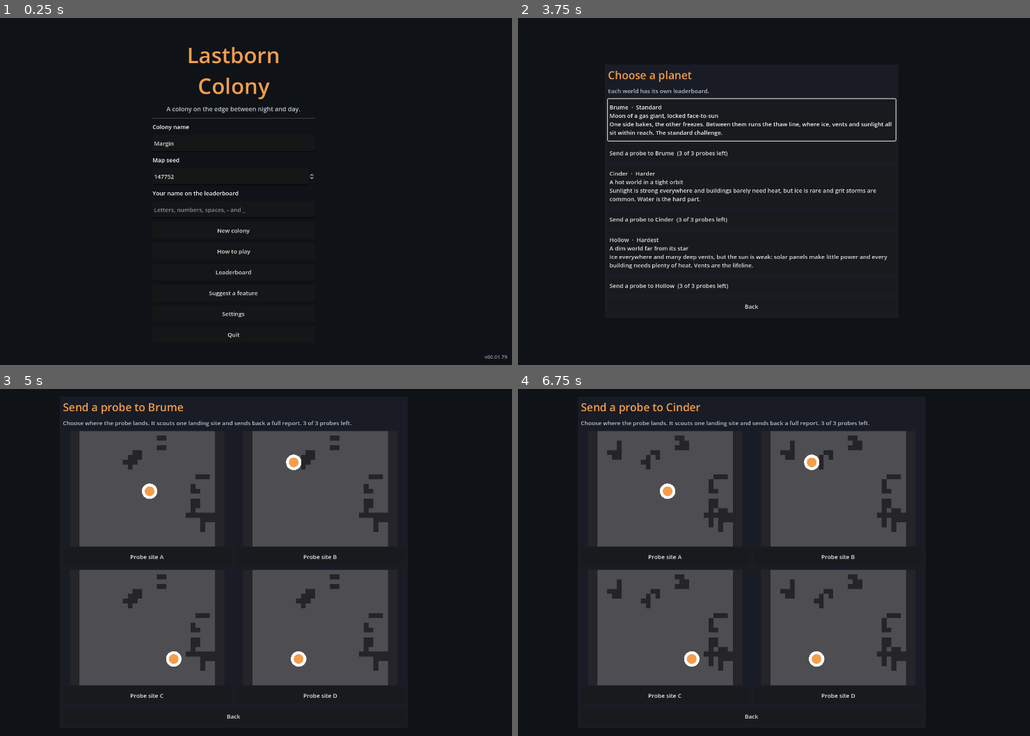
Above: before the commit, frames 1-4 (two rows, left to right).
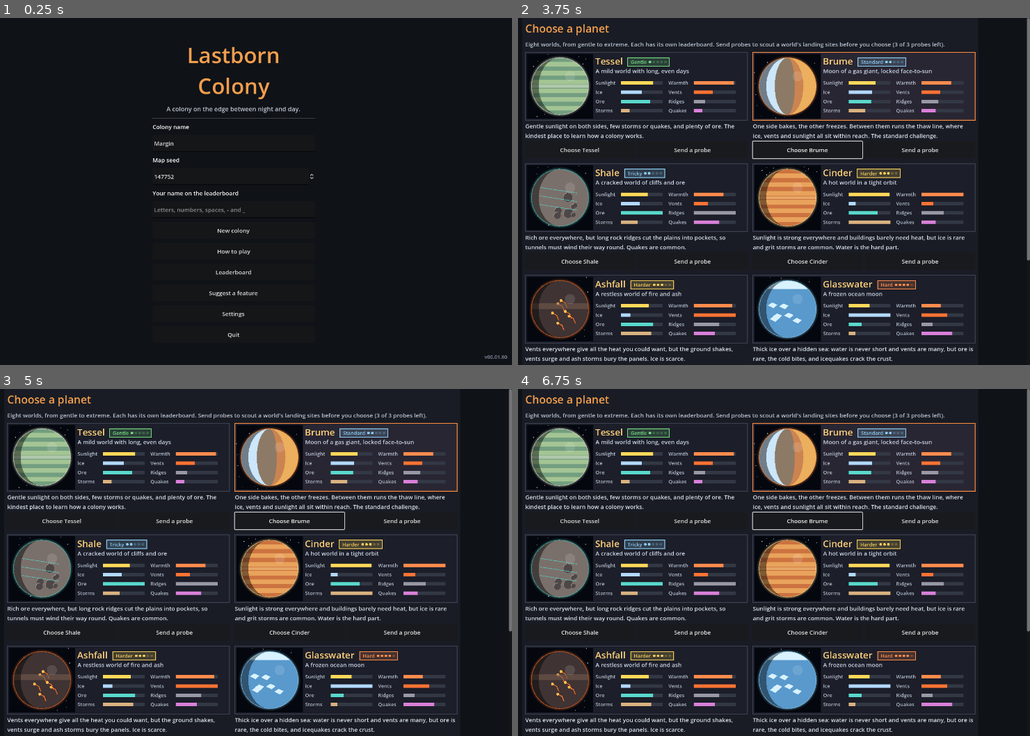
Above: after the commit, the same moments.

Repository: Zephino/Lastborn_Colony
Game: Godot game, scene res://scenes/main.tscn
Two runs of this game, one before a commit and one after it. Both use one fixed random seed, a clock stepped at 60 frames per second and the inputs below.
Inputs (mouse positions are in pixels of both pictures, inside the frame that each line leads up to):
- Up to frame 1 (0.25 s): no input
- Up to frame 2 (3.75 s): click (753, 208) at 0.52 s; type "12" at 0.6 s; click "New colony" at 1.25 s; click "Back" at 2 s; click "New colony" at 2.75 s; click "Choose a planet" at 3.5 s
- Up to frame 3 (5 s): click (235, 524) at 4.25 s, where only the run before the commit has a clickable "Send a probe to Brume (3 of 3…"
- Up to frame 4 (6.75 s): click (692, 520) at 5 s, where only the run after the commit has a clickable "Send a probe"; click "Back" at 5.75 s; click (753, 590) at 6.5 s, where only the run before the commit has a clickable "Send a probe to Cinder (3 of …"

The runs differ from the first frame. In frame 1, less than 0.1% of the frame differs, in the area x 97-100%, y 97-99%; in frame 2, 29%; in frame 3, 49%, in the area x 1-100%, y 0-100%; in frame 4, 49%.

Commit message:
v00.01.80: eight planets and a styled planet screen
Co-Authored-By: Claude Opus 5.5 <noreply@anthropic.com>
Claude-Session: https://claude.ai/code/session_015nF5MxT1rKKJAh7GkSbxvp

Diff:
--- a/data/planets.json
+++ b/data/planets.json
@@ -1,5 +1,10 @@
 [
-  {"id": "brume", "name": "Brume", "tagline": "Moon of a gas giant, locked face-to-sun", "desc": "One side bakes, the other freezes. Between them runs the thaw line, where ice, vents and sunlight all sit within reach. The standard challenge.", "difficulty": "Standard", "light_west": 0.3, "light_east": 1.6, "cold_offset": 1.5, "ice": 1.0, "ridges": 6, "seams": 7, "vents": 8, "event_weights": {}},
-  {"id": "cinder", "name": "Cinder", "tagline": "A hot world in a tight orbit", "desc": "Sunlight is strong everywhere and buildings barely need heat, but ice is rare and grit storms are common. Water is the hard part.", "difficulty": "Harder", "light_west": 0.9, "light_east": 2.0, "cold_offset": 1.4, "ice": 0.3, "ridges": 8, "seams": 9, "vents": 5, "event_weights": {"dust_storm": 2.5, "vent_surge": 0.5}},
-  {"id": "hollow", "name": "Hollow", "tagline": "A dim world far from its star", "desc": "Ice everywhere and many deep vents, but the sun is weak: solar panels make little power and every building needs plenty of heat. Vents are the lifeline.", "difficulty": "Hardest", "light_west": 0.2, "light_east": 0.9, "cold_offset": 1.6, "ice": 1.5, "ridges": 5, "seams": 6, "vents": 13, "event_weights": {"icequake": 2.5, "dust_storm": 0.3}}
+  {"id": "tessel", "name": "Tessel", "tagline": "A mild world with long, even days", "desc": "Gentle sunlight on both sides, few storms or quakes, and plenty of ore. The kindest place to learn how a colony works.", "difficulty": "Gentle", "light_west": 0.8, "light_east": 1.5, "cold_offset": 1.4, "ice": 0.9, "ridges": 4, "seams": 9, "vents": 8, "event_weights": {"dust_storm": 0.5, "icequake": 0.5, "seismic": 0.6}, "look": {"rank": 1, "style": "banded", "base": [0.45, 0.62, 0.5], "band": [0.7, 0.82, 0.6], "accent": [0.92, 0.95, 0.85]}},
+  {"id": "brume", "name": "Brume", "tagline": "Moon of a gas giant, locked face-to-sun", "desc": "One side bakes, the other freezes. Between them runs the thaw line, where ice, vents and sunlight all sit within reach. The standard challenge.", "difficulty": "Standard", "light_west": 0.3, "light_east": 1.6, "cold_offset": 1.5, "ice": 1.0, "ridges": 6, "seams": 7, "vents": 8, "event_weights": {}, "look": {"rank": 2, "style": "split", "base": [0.55, 0.48, 0.4], "band": [0.8, 0.9, 0.98], "accent": [1.0, 0.55, 0.25]}},
+  {"id": "shale", "name": "Shale", "tagline": "A cracked world of cliffs and ore", "desc": "Rich ore everywhere, but long rock ridges cut the plains into pockets, so tunnels must wind their way round. Quakes are common.", "difficulty": "Tricky", "light_west": 0.4, "light_east": 1.5, "cold_offset": 1.5, "ice": 0.8, "ridges": 15, "seams": 13, "vents": 6, "event_weights": {"seismic": 1.8, "icequake": 1.4}, "look": {"rank": 2, "style": "rocky", "base": [0.48, 0.44, 0.42], "band": [0.3, 0.28, 0.28], "accent": [0.35, 0.8, 0.75]}},
+  {"id": "cinder", "name": "Cinder", "tagline": "A hot world in a tight orbit", "desc": "Sunlight is strong everywhere and buildings barely need heat, but ice is rare and grit storms are common. Water is the hard part.", "difficulty": "Harder", "light_west": 0.9, "light_east": 2.0, "cold_offset": 1.4, "ice": 0.3, "ridges": 8, "seams": 9, "vents": 5, "event_weights": {"dust_storm": 2.5, "vent_surge": 0.5}, "look": {"rank": 3, "style": "banded", "base": [0.8, 0.45, 0.25], "band": [0.95, 0.7, 0.4], "accent": [1.0, 0.85, 0.55]}},
+  {"id": "ashfall", "name": "Ashfall", "tagline": "A restless world of fire and ash", "desc": "Vents everywhere give all the heat you could want, but the ground shakes, vents surge and ash storms bury the panels. Ice is scarce.", "difficulty": "Harder", "light_west": 0.6, "light_east": 1.4, "cold_offset": 1.3, "ice": 0.4, "ridges": 9, "seams": 10, "vents": 18, "event_weights": {"vent_surge": 2.5, "dust_storm": 1.8, "seismic": 1.5}, "look": {"rank": 3, "style": "volcanic", "base": [0.25, 0.2, 0.2], "band": [0.45, 0.35, 0.3], "accent": [1.0, 0.45, 0.15]}},
+  {"id": "glasswater", "name": "Glasswater", "tagline": "A frozen ocean moon", "desc": "Thick ice over a hidden sea: water is never short and vents are many, but ore is rare, the cold bites, and icequakes crack the crust.", "difficulty": "Hard", "light_west": 0.3, "light_east": 1.2, "cold_offset": 1.6, "ice": 1.8, "ridges": 4, "seams": 4, "vents": 11, "event_weights": {"icequake": 2.2, "dust_storm": 0.4}, "look": {"rank": 4, "style": "ocean", "base": [0.35, 0.6, 0.8], "band": [0.85, 0.95, 1.0], "accent": [0.55, 0.85, 1.0]}},
+  {"id": "hollow", "name": "Hollow", "tagline": "A dim world far from its star", "desc": "Ice everywhere and many deep vents, but the sun is weak: solar panels make little power and every building needs plenty of heat. Vents are the lifeline.", "difficulty": "Hardest", "light_west": 0.2, "light_east": 0.9, "cold_offset": 1.6, "ice": 1.5, "ridges": 5, "seams": 6, "vents": 13, "event_weights": {"icequake": 2.5, "dust_storm": 0.3}, "look": {"rank": 5, "style": "icy", "base": [0.45, 0.55, 0.7], "band": [0.8, 0.88, 0.96], "accent": [1.0, 0.55, 0.25]}},
+  {"id": "rimefar", "name": "Rimefar", "tagline": "The last world, at the edge of the light", "desc": "Almost no sunlight and bitter cold everywhere. Only vents and the Deep can keep a colony alive. For those who have beaten every other world.", "difficulty": "Extreme", "light_west": 0.1, "light_east": 0.6, "cold_offset": 1.7, "ice": 1.8, "ridges": 6, "seams": 6, "vents": 14, "event_weights": {"icequake": 3.0, "dust_storm": 0.2, "seal_failure": 1.4}, "look": {"rank": 5, "style": "dim", "base": [0.3, 0.32, 0.42], "band": [0.55, 0.6, 0.75], "accent": [0.65, 0.75, 1.0]}}
 ]
--- a/project.godot
+++ b/project.godot
@@ -12,7 +12,7 @@
 
 config/name="Lastborn Colony"
 config/description="A turn-based colony on the edge between night and day."
-config/version="00.01.79"
+config/version="00.01.80"
 run/main_scene="res://scenes/main.tscn"
 config/features=PackedStringArray("4.3", "GL Compatibility")
 config/icon="res://icon.svg"
--- /dev/null
+++ b/scripts/ui/planet_card.gd
@@ -0,0 +1,184 @@
+## The top of a planet's card on the "Choose a planet" screen: a drawn globe
+## in the planet's own style, its name and difficulty pips, its tagline, and
+## bars comparing it with the other worlds. The look comes from the planet's
+## "look" in data/planets.json.
+extends Control
+
+const GameData = preload("res://scripts/sim/game_data.gd")
+
+var planet: Dictionary = {}
+var font: Font
+var selected := false
+
+
+func _ready() -> void:
+	font = ThemeDB.fallback_font
+
+
+func show_planet(p: Dictionary, is_selected: bool = false) -> void:
+	planet = p
+	selected = is_selected
+	queue_redraw()
+
+
+func _col(key: String, fallback: Color) -> Color:
+	var a: Array = planet.get("look", {}).get(key, [])
+	return Color(float(a[0]), float(a[1]), float(a[2])) if a.size() == 3 else fallback
+
+
+## The 0-1 scores the bars show, from the planet's data.
+func stats() -> Array:
+	var w: Dictionary = planet.get("event_weights", {})
+	var sun := (float(planet["light_west"]) + float(planet["light_east"])) * 0.5
+	var warm := clampf(1.0 - (float(planet["cold_offset"]) - sun - 0.2) / 1.2, 0.0, 1.0)
+	return [
+		["Sunlight", clampf(sun / 1.5, 0.0, 1.0), Color(1.0, 0.85, 0.35)],
+		["Warmth", warm, Color(1.0, 0.55, 0.30)],
+		["Ice", clampf(float(planet["ice"]) / 1.8, 0.0, 1.0), Color(0.70, 0.85, 1.0)],
+		["Vents", clampf(float(planet["vents"]) / 18.0, 0.0, 1.0), Color(1.0, 0.45, 0.20)],
+		["Ore", clampf(float(planet["seams"]) / 13.0, 0.0, 1.0), Color(0.35, 0.85, 0.80)],
+		["Ridges", clampf(float(planet["ridges"]) / 15.0, 0.0, 1.0), Color(0.60, 0.60, 0.65)],
+		["Storms", clampf(float(w.get("dust_storm", 1.0)) / 2.5, 0.0, 1.0), Color(0.85, 0.70, 0.50)],
+		["Quakes", clampf(maxf(float(w.get("icequake", 1.0)), float(w.get("seismic", 1.0))) / 3.0, 0.0, 1.0), Color(0.85, 0.50, 0.85)],
+	]
+
+
+func _draw() -> void:
+	if planet.is_empty():
+		return
+	var bg := Color(0.11, 0.12, 0.16) if not selected else Color(0.16, 0.15, 0.20)
+	draw_rect(Rect2(Vector2.ZERO, size), bg)
+	draw_rect(Rect2(Vector2.ZERO, size), _col("accent", Color.WHITE) if selected else Color(0.24, 0.26, 0.32), false, 2.0)
+	var gr := minf(size.y * 0.42, size.x * 0.16)
+	var gc := Vector2(gr + 16.0, size.y * 0.5)
+	_starfield(Rect2(Vector2(4, 4), Vector2(gr * 2.0 + 24.0, size.y - 8.0)))
+	_globe(gc, gr)
+	var x := gc.x + gr + 18.0
+	var name_size := 24
+	draw_string(font, Vector2(x, 32), planet["name"], HORIZONTAL_ALIGNMENT_LEFT, -1, name_size, Color(1.0, 0.82, 0.48))
+	var nw := font.get_string_size(planet["name"], HORIZONTAL_ALIGNMENT_LEFT, -1, name_size).x
+	_badge(Vector2(x + nw + 12.0, 14.0))
+	draw_string(font, Vector2(x, 54), planet["tagline"], HORIZONTAL_ALIGNMENT_LEFT, size.x - x - 10.0, 15, Color(0.80, 0.84, 0.90))
+	# Stat bars in two columns.
+	var rows := stats()
+	var colw := (size.x - x - 16.0) * 0.5
+	for i in rows.size():
+		var cx := x + (i % 2) * colw
+		var cy := 72.0 + (i / 2) * 24.0
+		var label: String = rows[i][0]
+		draw_string(font, Vector2(cx, cy + 12.0), label, HORIZONTAL_ALIGNMENT_LEFT, -1, 13, Color(0.70, 0.74, 0.80))
+		var bar := Rect2(Vector2(cx + 66.0, cy + 3.0), Vector2(colw - 80.0, 9.0))
+		draw_rect(bar, Color(0.20, 0.22, 0.27))
+		draw_rect(Rect2(bar.position, Vector2(bar.size.x * float(rows[i][1]), bar.size.y)), rows[i][2])
+
+
+## The difficulty word with up to five pips.
+func _badge(at: Vector2) -> void:
+	var rank := int(planet.get("look", {}).get("rank", 2))
+	var word: String = planet["difficulty"]
+	var cols := [Color(0.45, 0.85, 0.50), Color(0.55, 0.80, 0.95), Color(0.95, 0.80, 0.35), Color(1.0, 0.55, 0.30), Color(1.0, 0.35, 0.35)]
+	var col: Color = cols[clampi(rank - 1, 0, 4)]
+	var tw := font.get_string_size(word, HORIZONTAL_ALIGNMENT_LEFT, -1, 13).x
+	var box := Rect2(at, Vector2(tw + 16.0 + 5 * 10.0, 22.0))
+	draw_rect(box, Color(col.r, col.g, col.b, 0.18))
+	draw_rect(box, col, false, 1.5)
+	draw_string(font, at + Vector2(8, 16), word, HORIZONTAL_ALIGNMENT_LEFT, -1, 13, col)
+	for k in 5:
+		var pc := at + Vector2(tw + 16.0 + k * 10.0, 11.0)
+		draw_circle(pc, 3.5, col if k < rank else Color(col.r, col.g, col.b, 0.25))
+
+
+func _starfield(r: Rect2) -> void:
+	draw_rect(r, Color(0.02, 0.03, 0.06))
+	var h := hash(str(planet["id"]))
+	for k in 26:
+		var p := r.position + Vector2(float((h >> (k % 20)) % 97) / 97.0 * r.size.x, float((h * (k + 3)) % 89) / 89.0 * r.size.y)
+		draw_circle(p, 0.9 + (k % 3) * 0.3, Color(1, 1, 1, 0.35 + (k % 4) * 0.12))
+
+
+## A circle of radius r cut by the horizontal lines y0 and y1 (relative to the
+## centre), as a polygon: for bands of colour across the globe.
+func _slice(c: Vector2, r: float, y0: float, y1: float) -> PackedVector2Array:
+	var pts := PackedVector2Array()
+	var steps := 10
+	for k in steps + 1:
+		var y := lerpf(y0, y1, float(k) / steps)
+		pts.append(c + Vector2(-sqrt(maxf(0.0, r * r - y * y)), y))
+	for k in range(steps, -1, -1):
+		var y := lerpf(y0, y1, float(k) / steps)
+		pts.append(c + Vector2(sqrt(maxf(0.0, r * r - y * y)), y))
+	return pts
+
+
+func _globe(c: Vector2, r: float) -> void:
+	var base := _col("base", Color(0.5, 0.5, 0.5))
+	var band := _col("band", Color(0.8, 0.8, 0.8))
+	var accent := _col("accent", Color.WHITE)
+	# A soft glow of atmosphere.
+	for k in 4:
+		draw_circle(c, r + 6.0 - k * 1.5, Color(accent.r, accent.g, accent.b, 0.05 + k * 0.03))
+	draw_circle(c, r, base)
+	var h := hash(str(planet["id"]))
+	match str(planet.get("look", {}).get("style", "banded")):
+		"split":
+			# Locked face-to-sun: an ice cap on the night side, a hot glow on the day side.
+			draw_colored_polygon(_side(c, r, -1.0, 0.55), band)
+			draw_colored_polygon(_side(c, r, 1.0, 0.75), Color(accent.r, accent.g, accent.b, 0.55))
+			draw_colored_polygon(_side(c, r, 1.0, 0.45), Color(1.0, 0.8, 0.4, 0.6))
+		"banded":
+			for k in 6:
+				var y0 := -r + (k * 2 + 1) * r / 6.5
+				draw_colored_polygon(_slice(c, r, y0, y0 + r * 0.16), Color(band.r, band.g, band.b, 0.75))
+			draw_colored_polygon(_slice(c, r, -r * 0.06, r * 0.06), Color(accent.r, accent.g, accent.b, 0.5))
+		"icy":
+			draw_colored_polygon(_slice(c, r, -r, -r * 0.55), band)
+			draw_colored_polygon(_slice(c, r, r * 0.6, r), band)
+			for k in 5:
+				var a := float((h >> k) % 360) * PI / 180.0
+				var p := c + Vector2(cos(a), sin(a)) * r * 0.45
+				draw_line(p, p + Vector2(cos(a + 1.2), sin(a + 1.2)) * r * 0.4, band.lightened(0.2), 1.5)
+			draw_circle(c + Vector2(r * 0.25, r * 0.15), r * 0.08, accent)
+		"rocky":
+			for k in 7:
+				var p := c + Vector2(float((h >> k) % 100) / 100.0 - 0.5, float((h >> (k + 5)) % 100) / 100.0 - 0.5) * r * 1.3
+				if p.distance_to(c) < r * 0.82:
+					draw_circle(p, r * (0.08 + (k % 3) * 0.04), band)
+					draw_arc(p, r * (0.08 + (k % 3) * 0.04), PI * 0.9, PI * 1.6, 8, base.lightened(0.25), 1.5)
+			for k in 3:
+				var a := -0.6 + k * 0.5
+				draw_line(c + Vector2(-r * 0.7, r * a * 0.6), c + Vector2(r * 0.6, r * (a * 0.6 + 0.2)), Color(accent.r, accent.g, accent.b, 0.8), 1.5)
+		"volcanic":
+			for k in 6:
+				var a := float((h >> (k * 2)) % 360) * PI / 180.0
+				var p := c + Vector2(cos(a), sin(a)) * r * (0.2 + 0.1 * (k % 4))
+				draw_polyline(PackedVector2Array([p, p + Vector2(r * 0.15, r * 0.08), p + Vector2(r * 0.22, r * 0.25)]), accent, 2.0)
+				draw_circle(p, r * 0.05, Color(1.0, 0.75, 0.3))
+			draw_colored_polygon(_slice(c, r, -r * 0.2, r * 0.0), Color(band.r, band.g, band.b, 0.6))
+		"ocean":
+			for k in 6:
+				var p := c + Vector2(float((h >> k) % 100) / 100.0 - 0.5, float((h >> (k + 7)) % 100) / 100.0 - 0.5) * r * 1.2
+				if p.distance_to(c) < r * 0.8:
+					draw_colored_polygon(PackedVector2Array([p + Vector2(-r * 0.15, 0), p + Vector2(0, -r * 0.1), p + Vector2(r * 0.18, -r * 0.02), p + Vector2(r * 0.05, r * 0.1)]), band)
+			draw_colored_polygon(_slice(c, r, -r, -r * 0.7), band)
+		"dim":
+			draw_colored_polygon(_slice(c, r, -r, -r * 0.65), band)
+			draw_colored_polygon(_slice(c, r, r * 0.7, r), band)
+			for k in 4:
+				draw_circle(c + Vector2(-r * 0.3 + k * r * 0.2, r * (0.1 * (k % 2))), r * 0.04, Color(1.0, 0.55, 0.25))
+	# Shade the side away from the star, and add a highlight.
+	draw_colored_polygon(_side(c, r, -1.0, 0.25), Color(0, 0, 0, 0.45))
+	draw_circle(c + Vector2(r * 0.35, -r * 0.35), r * 0.18, Color(1, 1, 1, 0.12))
+	draw_arc(c, r, 0, TAU, 48, Color(accent.r, accent.g, accent.b, 0.6), 1.5)
+
+
+## The part of the globe on one side (-1 left, 1 right) of a curved line: the
+## terminator, bulging by `bulge` of the radius.
+func _side(c: Vector2, r: float, side: float, bulge: float) -> PackedVector2Array:
+	var pts := PackedVector2Array()
+	for k in 25:
+		var a := -PI * 0.5 + float(k) / 24.0 * PI
+		pts.append(c + Vector2(side * cos(a) * r, sin(a) * r))
+	for k in range(24, -1, -1):
+		var a := -PI * 0.5 + float(k) / 24.0 * PI
+		pts.append(c + Vector2(side * cos(a) * r * (1.0 - bulge), sin(a) * r))
+	return pts
--- a/scripts/ui/setup_flow.gd
+++ b/scripts/ui/setup_flow.gd
@@ -9,6 +9,7 @@
 const Minimap = preload("res://scripts/ui/minimap.gd")
 const ProbeView = preload("res://scripts/ui/probe_view.gd")
 const Probe = preload("res://scripts/sim/probe.gd")
+const PlanetCard = preload("res://scripts/ui/planet_card.gd")
 const UiUtil = preload("res://scripts/ui/ui_util.gd")
 
 signal finished(options: Dictionary)
@@ -126,25 +127,43 @@
 
 
 func show_planets() -> void:
-	var box := _new_page("Choose a planet")
-	box.add_child(_label("Each world has its own leaderboard.", 0, MUTED, true))
+	var wide := _width() >= 980.0
+	var box := _new_page("Choose a planet", 1180.0 if wide else 760.0)
+	box.add_child(_label("Eight worlds, from gentle to extreme. Each has its own leaderboard. Send probes to scout a world's landing sites before you choose (%d of %d probes left)." % [_probes_left(), Probe.carried(manifest)], 0, MUTED, true))
+	var grid := GridContainer.new()
+	grid.columns = 2 if wide else 1
+	grid.add_theme_constant_override("h_separation", 14)
+	grid.add_theme_constant_override("v_separation", 14)
+	box.add_child(grid)
 	for p in GameData.planets():
-		var b := _button("%s  ·  %s\n%s\n%s" % [p["name"], p["difficulty"], p["tagline"], p["desc"]], _pick_planet.bind(p["id"]))
-		b.alignment = HORIZONTAL_ALIGNMENT_LEFT
-		b.autowrap_mode = TextServer.AUTOWRAP_WORD_SMART
+		var cell := VBoxContainer.new()
+		cell.size_flags_horizontal = Control.SIZE_EXPAND_FILL
+		cell.add_theme_constant_override("separation", 4)
+		grid.add_child(cell)
+		var card := PlanetCard.new()
+		card.custom_minimum_size = Vector2(0, 176)
+		card.size_flags_horizontal = Control.SIZE_EXPAND_FILL
+		cell.add_child(card)
+		card.show_planet(p, p["id"] == planet_id)
+		cell.add_child(_label(p["desc"], 0, Color(0.85, 0.88, 0.92), true))
+		var row := HBoxContainer.new()
+		row.add_theme_constant_override("separation", 8)
+		cell.add_child(row)
+		var b := _button("Choose %s" % p["name"], _pick_planet.bind(p["id"]))
+		b.size_flags_horizontal = Control.SIZE_EXPAND_FILL
 		_fit(b)
-		box.add_child(b)
+		row.add_child(b)
 		if p["id"] == planet_id:
 			b.grab_focus.call_deferred()
 		var seen := _scouted_count(p["id"])
-		var probe_text := "Send a probe to %s  (%d of %d probes left)" % [p["name"], _probes_left(), Probe.carried(manifest)]
+		var probe_text := "Send a probe"
 		if seen > 0:
-			probe_text += "  ·  %d site%s scouted" % [seen, "" if seen == 1 else "s"]
+			probe_text += "  (%d scouted)" % seen
 		var pb := _button(probe_text, show_probe_target.bind(p["id"]))
-		pb.alignment = HORIZONTAL_ALIGNMENT_LEFT
+		pb.size_flags_horizontal = Control.SIZE_EXPAND_FILL
 		pb.disabled = _probes_left() <= 0 and seen == 0
 		_fit(pb)
-		box.add_child(pb)
+		row.add_child(pb)
 	var back := _button("Back", show_briefing)
 	box.add_child(back)
 
--- a/tests/run_tests.gd
+++ b/tests/run_tests.gd
@@ -448,7 +448,7 @@
 
 func test_planets_and_sites() -> void:
 	print("Planets and landing sites")
-	check(GameData.planets().size() == 3, "3 planets loaded")
+	check(GameData.planets().size() == 8, "8 planets loaded")
 	for p in GameData.planets():
 		for site in GameData.balance()["landing_sites"].size():
 			var m := MapGen.generate(11, p["id"], site)
Not shown, changed: CHANGELOG.md
Not shown, changed: DEVELOPERS.md
